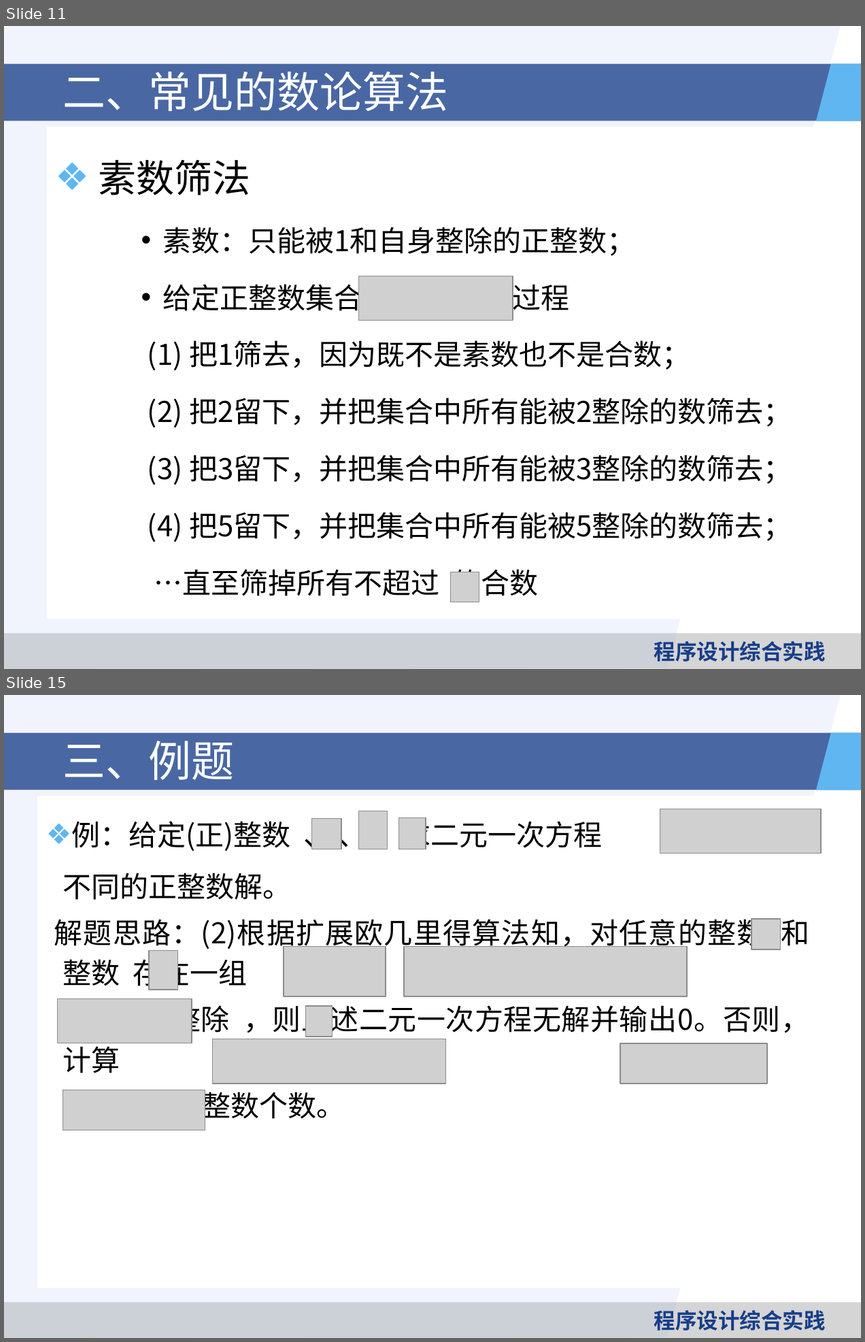
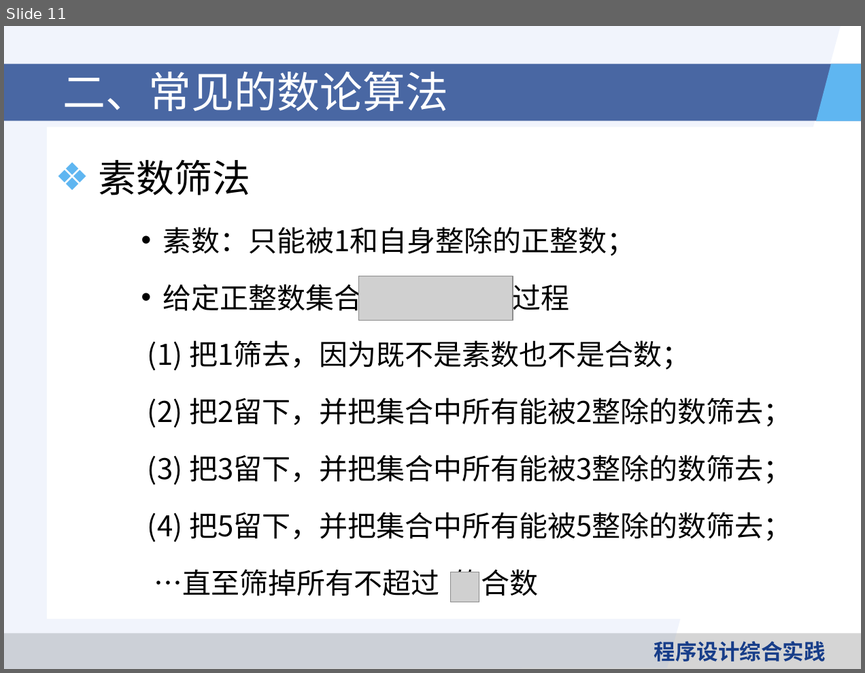
Before and after one commit to heyuantao/ProgrammingPracticeCourse, a slide deck: 课件/第三讲： 数论.pptx. Shown one above the other, each under a label of ours: slides 11 and 15 before the commit, slide 11 after it; the slides between them are not shown. The pictures are 865x1342 and 865x673 pixels, drawn with LibreOffice and Linux fonts; fonts in the diff are those of the drawing; grey boxes stand for pictures; background and template pictures are left out. Boxes give left, top, right and bottom in pixels: in the first picture for what was removed or moved away, otherwise in the second. Text is boxed around its words. In the diff, an @@ line names an element or a change of style, - is before the commit and + after.

```diff
--- a/课件/第三讲： 数论.pptx
+++ b/课件/第三讲： 数论.pptx
@@ slide 15 removed at (4, 695, 861, 1338), background #FFFFFF; not listed: 5 template elements that a slide beside it also shows @@
@@ title removed at (62, 741, 234, 780) @@
-三、例题
@@ text removed at (37, 796, 818, 1288) @@
-❖ 例：给定(正)整数 、 、 ，求二元一次方程 有多少组不同的正整数解。
-解题思路：(2)根据扩展欧几里得算法知，对任意的整数 和整数 存在一组 有 成立。若
-不能整除 ，则上述二元一次方程无解并输出0。否则，计算 并输出统计的
-都是正整数个数。
@@ picture removed at (359, 811, 387, 849) @@
@@ picture removed at (660, 809, 821, 853) @@
@@ picture removed at (311, 818, 341, 849) @@
@@ picture removed at (399, 817, 426, 849) @@
@@ picture removed at (751, 919, 781, 949) @@
@@ picture removed at (149, 950, 178, 989) @@
@@ picture removed at (283, 946, 385, 997) @@
@@ picture removed at (404, 946, 687, 997) @@
@@ picture removed at (57, 998, 192, 1043) @@
@@ picture removed at (306, 1006, 332, 1037) @@
@@ picture removed at (212, 1038, 445, 1083) @@
@@ picture removed at (620, 1043, 768, 1083) @@
@@ picture removed at (63, 1090, 205, 1130) @@
```
Also in this commit, not shown: 2 slides changed, 5 other slides removed.
